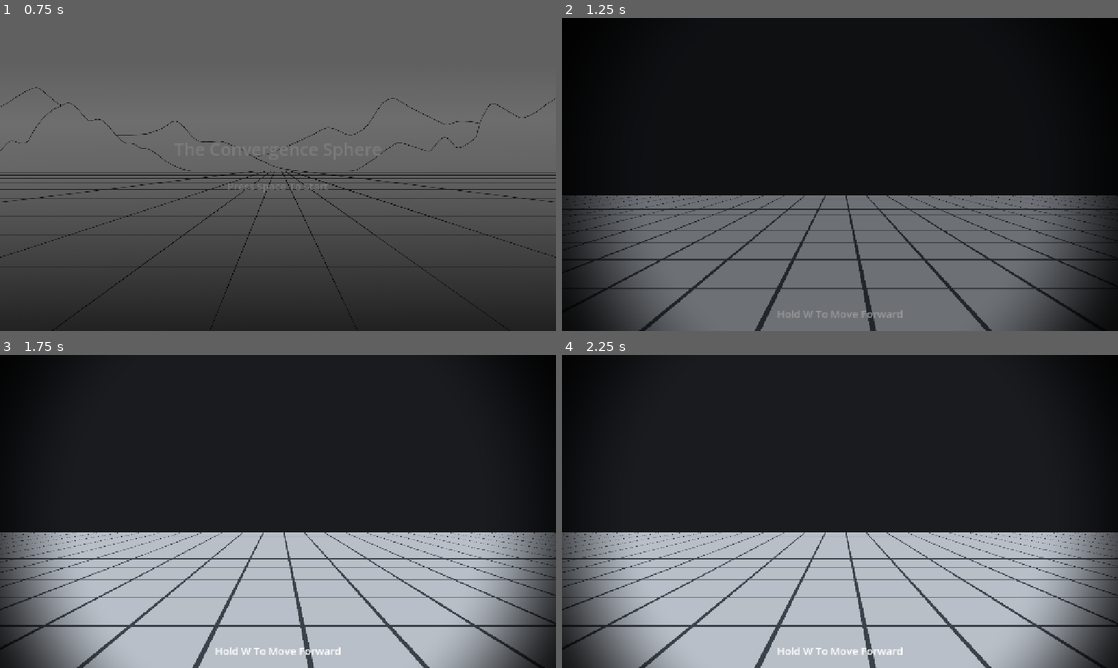
Above: before the commit, frames 1-4 (two rows, left to right).
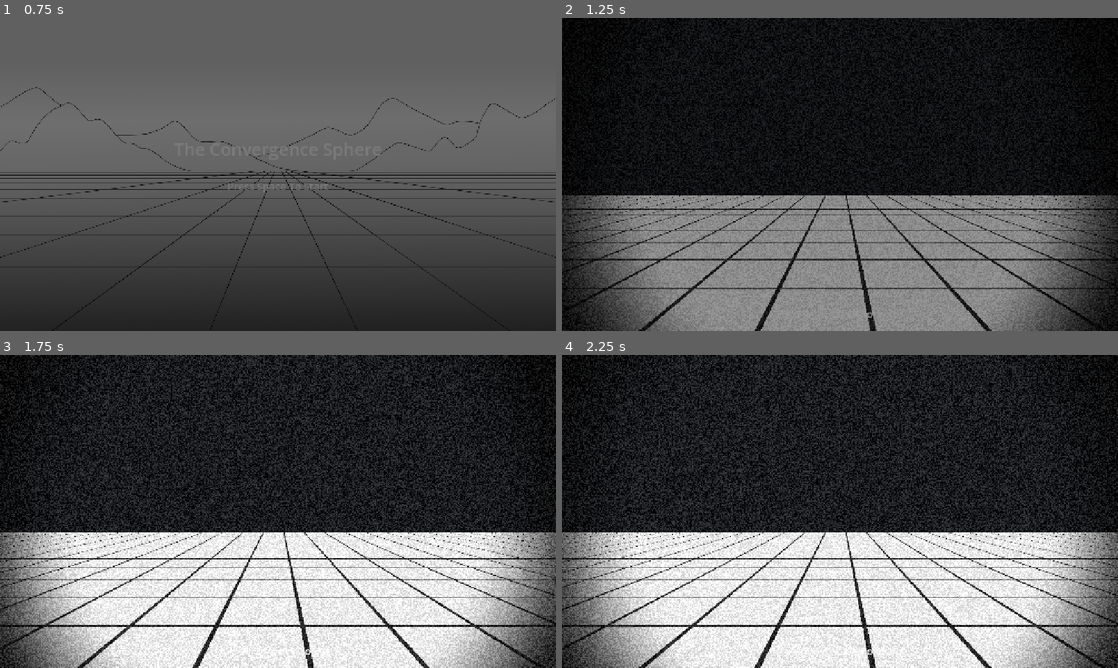
Above: after the commit, the same moments.

Repository: XiaozhiChenshi/A-ssemball
Game: Godot game, scene res://scenes/main_entry.tscn
The game is run twice, just before and just after one commit, with the same random seed, the same clock (stepped at 60 frames per second) and the same inputs.
Inputs (mouse positions are in pixels of both pictures, inside the frame that each line leads up to):
- Up to frame 1 (0.75 s): tap Space at 0.5 s; move the mouse to (400, 158) at 0.52 s; hold D (rotate_sphere_right) from 0.53 s (still down); click (400, 158) at 0.67 s
- Up to frame 2 (1.25 s): keep holding D (rotate_sphere_right); tap Space at 0.77 s
- Up to frame 3 (1.75 s): release D (rotate_sphere_right) at 1.25 s; drag from (166, 527) to (250, 574) at 1.27 s
- Up to frame 4 (2.25 s): move the mouse to (895, 442) at 2.02 s; hold D (rotate_sphere_right) from 2.03 s (still down); click (895, 442) at 2.17 s

Frame 1 is identical in both runs. In frame 2, 22% of the frame differs, in the area x 0-100%, y 56-100%; in frame 3, 48%; in frame 4, 48%, in the area x 0-100%, y 0-100%.

Commit message:
初始场景特效++

Diff:
--- a/A-ssemball/scenes/intro_interactive.tscn
+++ b/A-ssemball/scenes/intro_interactive.tscn
@@ -11,13 +11,19 @@
 
 [sub_resource type="Shader" id="Shader_grid_static"]
 code = "shader_type spatial;
-render_mode unshaded, cull_disabled, depth_draw_opaque;
+render_mode cull_disabled, depth_draw_opaque;
 
 uniform vec4 color_a : source_color = vec4(0.18, 0.22, 0.26, 1.0);
 uniform vec4 color_b : source_color = vec4(0.13, 0.16, 0.20, 1.0);
 uniform vec4 line_color : source_color = vec4(0.41, 0.47, 0.55, 1.0);
 uniform float grid_repeat = 40.0;
 uniform float line_width = 0.045;
+uniform float roughness = 0.92;
+uniform float specular = 0.05;
+uniform float gradient_strength = 0.4;
+uniform float gradient_front_brightness = 0.8;
+uniform float gradient_back_brightness = 1.12;
+uniform float gradient_side_darkening = 0.12;
 
 void fragment() {
 	vec2 uv = UV * grid_repeat;
@@ -26,7 +32,13 @@
 	line = clamp(line, 0.0, 1.0);
 	float checker = mod(floor(uv.x) + floor(uv.y), 2.0);
 	vec3 fill_col = mix(color_a.rgb, color_b.rgb, checker);
-	ALBEDO = mix(fill_col, line_color.rgb, line);
+	vec3 base_col = mix(fill_col, line_color.rgb, line);
+	float depth_grad = mix(gradient_front_brightness, gradient_back_brightness, smoothstep(0.0, 1.0, UV.y));
+	float side_grad = 1.0 - abs(UV.x - 0.5) * 2.0 * gradient_side_darkening;
+	float grad_mix = mix(1.0, depth_grad * side_grad, clamp(gradient_strength, 0.0, 1.0));
+	ALBEDO = base_col * grad_mix;
+	ROUGHNESS = roughness;
+	SPECULAR = specular;
 	ALPHA = 1.0;
 }
 "
@@ -34,28 +46,36 @@
 [sub_resource type="ShaderMaterial" id="ShaderMaterial_grid_static"]
 render_priority = 0
 shader = SubResource("Shader_grid_static")
-shader_parameter/color_a = Color(0.7486038, 0.7881187, 0.8410423, 1)
-shader_parameter/color_b = Color(0.7490196, 0.7882353, 0.8392157, 1)
-shader_parameter/line_color = Color(0.18, 0.22, 0.26, 1)
+shader_parameter/color_a = Color(0.87058824, 0.89411765, 0.92156863, 1)
+shader_parameter/color_b = Color(0.8724744, 0.8932206, 0.92025834, 1)
+shader_parameter/line_color = Color(0.005877264, 0.008583654, 0.011902449, 1)
 shader_parameter/grid_repeat = 40.0
 shader_parameter/line_width = 0.026
+shader_parameter/roughness = 0.92
+shader_parameter/specular = 0.4
+shader_parameter/gradient_strength = 0.4
+shader_parameter/gradient_front_brightness = 2.0
+shader_parameter/gradient_back_brightness = 1.4
+shader_parameter/gradient_side_darkening = 0.12
 
 [sub_resource type="QuadMesh" id="QuadMesh_grid"]
 size = Vector2(310, 320)
 
 [sub_resource type="Shader" id="Shader_goal_sphere"]
 code = "shader_type spatial;
-render_mode unshaded, cull_back, depth_draw_opaque;
+render_mode cull_back, depth_draw_opaque;
 
 uniform vec4 base_color : source_color = vec4(1.0, 1.0, 1.0, 1.0);
-uniform float brightness = 1.15;
-uniform float pulse_speed = 0.25;
-uniform float pulse_amp = 0.08;
-
-void fragment() {
-	float pulse = 1.0 + sin(TIME * TAU * pulse_speed) * pulse_amp;
-	vec3 col = base_color.rgb * brightness * pulse;
+uniform float roughness = 0.35;
+uniform float specular = 0.22;
+uniform float fresnel_strength = 0.07;
+
+void fragment() {
+	float fresnel = pow(1.0 - clamp(dot(normalize(NORMAL), normalize(VIEW)), 0.0, 1.0), 2.2);
+	vec3 col = base_color.rgb + vec3(fresnel * fresnel_strength);
 	ALBEDO = clamp(col, vec3(0.0), vec3(1.0));
+	ROUGHNESS = roughness;
+	SPECULAR = specular;
 	ALPHA = base_color.a;
 }
 "
@@ -63,10 +83,10 @@
 [sub_resource type="ShaderMaterial" id="ShaderMaterial_goal_sphere"]
 render_priority = 10
 shader = SubResource("Shader_goal_sphere")
-shader_parameter/base_color = Color(1, 1, 1, 1)
-shader_parameter/brightness = 1.15
-shader_parameter/pulse_speed = 0.25
-shader_parameter/pulse_amp = 0.08
+shader_parameter/base_color = Color(0.95, 0.95, 0.96, 1)
+shader_parameter/roughness = 0.35
+shader_parameter/specular = 0.22
+shader_parameter/fresnel_strength = 0.07
 
 [sub_resource type="SphereMesh" id="SphereMesh_goal_lowpoly"]
 radius = 5.0
@@ -99,6 +119,40 @@
 shader_parameter/intensity = 0.9
 shader_parameter/vignette_color = Color(0, 0, 0, 1)
 
+[sub_resource type="Shader" id="Shader_moire_noise_overlay"]
+code = "shader_type canvas_item;
+render_mode unshaded;
+
+uniform sampler2D screen_tex : hint_screen_texture, repeat_disable, filter_linear_mipmap;
+uniform float effect_strength : hint_range(0.0, 1.0) = 0.82;
+uniform float noise_strength : hint_range(0.0, 0.6) = 0.16;
+uniform float noise_speed : hint_range(0.0, 12.0) = 2.1;
+uniform float noise_density : hint_range(120.0, 2200.0) = 1250.0;
+
+float hash(vec2 p) {
+	return fract(sin(dot(p, vec2(127.1, 311.7))) * 43758.5453123);
+}
+
+void fragment() {
+	vec2 uv = SCREEN_UV;
+	float t = TIME;
+	vec4 base_col = texture(screen_tex, uv);
+	vec2 noise_grid = floor(uv * vec2(noise_density, noise_density * 0.5625));
+	float noise = hash(noise_grid + vec2(t * noise_speed * 61.0, t * noise_speed * 37.0));
+	float noise_signed = (noise - 0.5) * 2.0;
+	base_col.rgb += noise_signed * noise_strength * effect_strength;
+
+	COLOR = vec4(clamp(base_col.rgb, vec3(0.0), vec3(1.0)), 1.0);
+}
+"
+
+[sub_resource type="ShaderMaterial" id="ShaderMaterial_moire_noise_overlay"]
+shader = SubResource("Shader_moire_noise_overlay")
+shader_parameter/effect_strength = 0.82
+shader_parameter/noise_strength = 0.16
+shader_parameter/noise_speed = 2.1
+shader_parameter/noise_density = 1250.0
+
 [node name="IntroInteractive" type="Control"]
 layout_mode = 3
 anchors_preset = 15
@@ -134,9 +188,26 @@
 near = 0.01
 far = 110.0
 
+[node name="NaturalKeyLight" type="DirectionalLight3D" parent="ViewportContainer/SubViewport/WorldRoot"]
+transform = Transform3D(-0.27388445, 0.73739505, 0.6174431, -0.22639863, -0.673382, 0.70377576, 0.93473595, 0.052965008, 0.35137403, 17.48649, 20.606514, 10.553394)
+light_color = Color(1, 0.97, 0.93, 1)
+light_energy = 0.88
+light_angular_distance = 3.6
+shadow_enabled = true
+sky_mode = 1
+
+[node name="NaturalFillLight" type="DirectionalLight3D" parent="ViewportContainer/SubViewport/WorldRoot"]
+transform = Transform3D(0.4587992, -0.62448573, -0.6320765, 0.85871375, 0.12886511, 0.49598858, -0.22828527, -0.7703321, 0.5953777, -39.53274, 12.093018, -60.50316)
+light_color = Color(0.82, 0.89, 1, 1)
+light_energy = 0.42
+light_angular_distance = 4.4
+shadow_enabled = true
+
 [node name="GridPlane" type="MeshInstance3D" parent="ViewportContainer/SubViewport/WorldRoot"]
 transform = Transform3D(1, 0, 0, 0, -4.371139e-08, -1, 0, 1, -4.371139e-08, 10, 0, 0)
 material_override = SubResource("ShaderMaterial_grid_static")
+gi_mode = 0
+gi_lightmap_texel_scale = 2.0
 mesh = SubResource("QuadMesh_grid")
 
 [node name="GoalSphere" type="MeshInstance3D" parent="ViewportContainer/SubViewport/WorldRoot"]
@@ -167,3 +238,13 @@
 grow_horizontal = 2
 grow_vertical = 2
 mouse_filter = 2
+
+[node name="MoireNoiseOverlay" type="ColorRect" parent="."]
+material = SubResource("ShaderMaterial_moire_noise_overlay")
+layout_mode = 1
+anchors_preset = 15
+anchor_right = 1.0
+anchor_bottom = 1.0
+grow_horizontal = 2
+grow_vertical = 2
+mouse_filter = 2
--- a/A-ssemball/scripts/intro_interactive.gd
+++ b/A-ssemball/scripts/intro_interactive.gd
@@ -5,6 +5,8 @@
 
 @export var hold_key: Key = KEY_W
 @export var move_speed: float = 15
+@export var move_speed_randomness: float = 0.06
+@export var move_speed_randomize_hz: float = 1.2
 @export var use_explicit_end_position: bool = false
 @export var end_camera_position: Vector3 = Vector3.ZERO
 @export var forward_distance: float = 100
@@ -22,6 +24,8 @@
 @export var shake_cycles: int = 3
 @export var shake_duration_sec: float = 0.48
 @export var shake_amplitude_px: float = 28.0
+@export var shake_amplitude_randomness: float = 0.3
+@export var shake_speed_randomness: float = 0.24
 @export var blackout_duration_sec: float = 0.9
 @export var transition_line_width_px: float = 4.0
 @export var line_rise_duration_sec: float = 0.62
@@ -81,6 +85,9 @@
 var _transition_black: ColorRect
 var _transition_line: ColorRect
 var _transition_line_glow: ColorRect
+var _move_speed_factor_current: float = 1.0
+var _move_speed_factor_target: float = 1.0
+var _move_speed_random_timer: float = 0.0
 
 
 func _ready() -> void:
@@ -105,9 +112,11 @@
 	if not _completed:
 		is_moving = Input.is_physical_key_pressed(hold_key)
 		if is_moving:
+			_update_move_speed_factor(delta, true)
 			var current_pos: Vector3 = _camera_progress_position
 			var remaining: float = current_pos.distance_to(_camera_end_position)
-			var step: float = maxf(0.0, move_speed) * delta
+			var step_speed := maxf(0.0, move_speed) * _move_speed_factor_current
+			var step: float = maxf(0.0, step_speed) * delta
 
 			if step >= remaining:
 				_camera_progress_position = _camera_end_position
@@ -119,9 +128,11 @@
 				_update_camera_motion(delta, true)
 				_apply_camera_position()
 		else:
+			_update_move_speed_factor(delta, false)
 			_update_camera_motion(delta, false)
 			_apply_camera_position()
 	else:
+		_update_move_speed_factor(delta, false)
 		_update_camera_motion(delta, false)
 		_apply_camera_position()
 
@@ -180,6 +191,23 @@
 		hint.text = "Hold W To Move Forward"
 	else:
 		hint.text = "Hold W To Move Forward (No Auto Switch)"
+
+
+func _update_move_speed_factor(delta: float, moving: bool) -> void:
+	var rand_strength := clampf(move_speed_randomness, 0.0, 0.35)
+	if not moving or rand_strength <= 0.001:
+		_move_speed_factor_target = 1.0
+		_move_speed_random_timer = 0.0
+	else:
+		_move_speed_random_timer -= delta
+		if _move_speed_random_timer <= 0.0:
+			var hz := maxf(0.2, move_speed_randomize_hz)
+			var interval := (1.0 / hz) * randf_range(0.72, 1.28)
+			_move_speed_random_timer = maxf(0.05, interval)
+			_move_speed_factor_target = randf_range(1.0 - rand_strength, 1.0 + rand_strength)
+
+	var smooth_t := clampf(4.2 * delta, 0.0, 1.0)
+	_move_speed_factor_current = lerpf(_move_speed_factor_current, _move_speed_factor_target, smooth_t)
 
 
 func _update_camera_motion(delta: float, moving: bool) -> void:
@@ -425,15 +453,25 @@
 func _play_screen_shake() -> void:
 	var total_cycles := maxi(1, shake_cycles)
 	var half_steps := total_cycles * 2
-	var step_sec := maxf(0.02, shake_duration_sec / float(half_steps + 1))
+	var amplitude_rand := clampf(shake_amplitude_randomness, 0.0, 0.95)
+	var speed_rand := clampf(shake_speed_randomness, 0.0, 0.95)
+	var duration_weights: Array[float] = []
+	var total_weight := 0.0
+	for i in range(half_steps + 1):
+		var weight := randf_range(1.0 - speed_rand, 1.0 + speed_rand)
+		duration_weights.append(weight)
+		total_weight += weight
 	var tween := create_tween()
 	for i in range(half_steps):
 		var dir := -1.0 if (i % 2 == 0) else 1.0
 		var falloff := 1.0 - (float(i) / float(half_steps))
-		var x := dir * shake_amplitude_px * falloff
-		var y := randf_range(-shake_amplitude_px * 0.35, shake_amplitude_px * 0.35) * falloff
+		var step_sec := maxf(0.01, shake_duration_sec * (duration_weights[i] / maxf(0.0001, total_weight)))
+		var step_amp := shake_amplitude_px * falloff * randf_range(1.0 - amplitude_rand, 1.0 + amplitude_rand)
+		var x := dir * step_amp
+		var y := randf_range(-step_amp * 0.42, step_amp * 0.42)
 		tween.tween_property(viewport_container, "position", _viewport_base_position + Vector2(x, y), step_sec)
-	tween.tween_property(viewport_container, "position", _viewport_base_position, step_sec)
+	var settle_step_sec := maxf(0.01, shake_duration_sec * (duration_weights[half_steps] / maxf(0.0001, total_weight)))
+	tween.tween_property(viewport_container, "position", _viewport_base_position, settle_step_sec)
 	await tween.finished
 
 
Not shown: 1 places in A-ssemball/scenes/intro_interactive.tscn that only renumber resources
Not shown, added: A-ssemball/work.md
